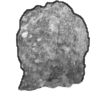
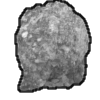
Before/after of a (100, 100) layered artwork. What changed in the layer stack:
painted on "line" over [14, 0, 92, 93]
